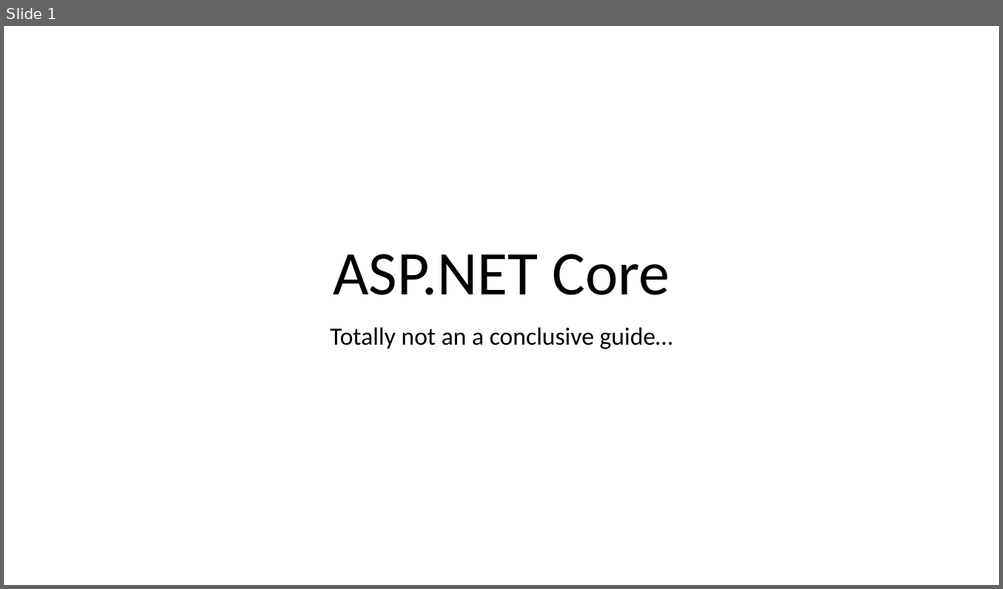
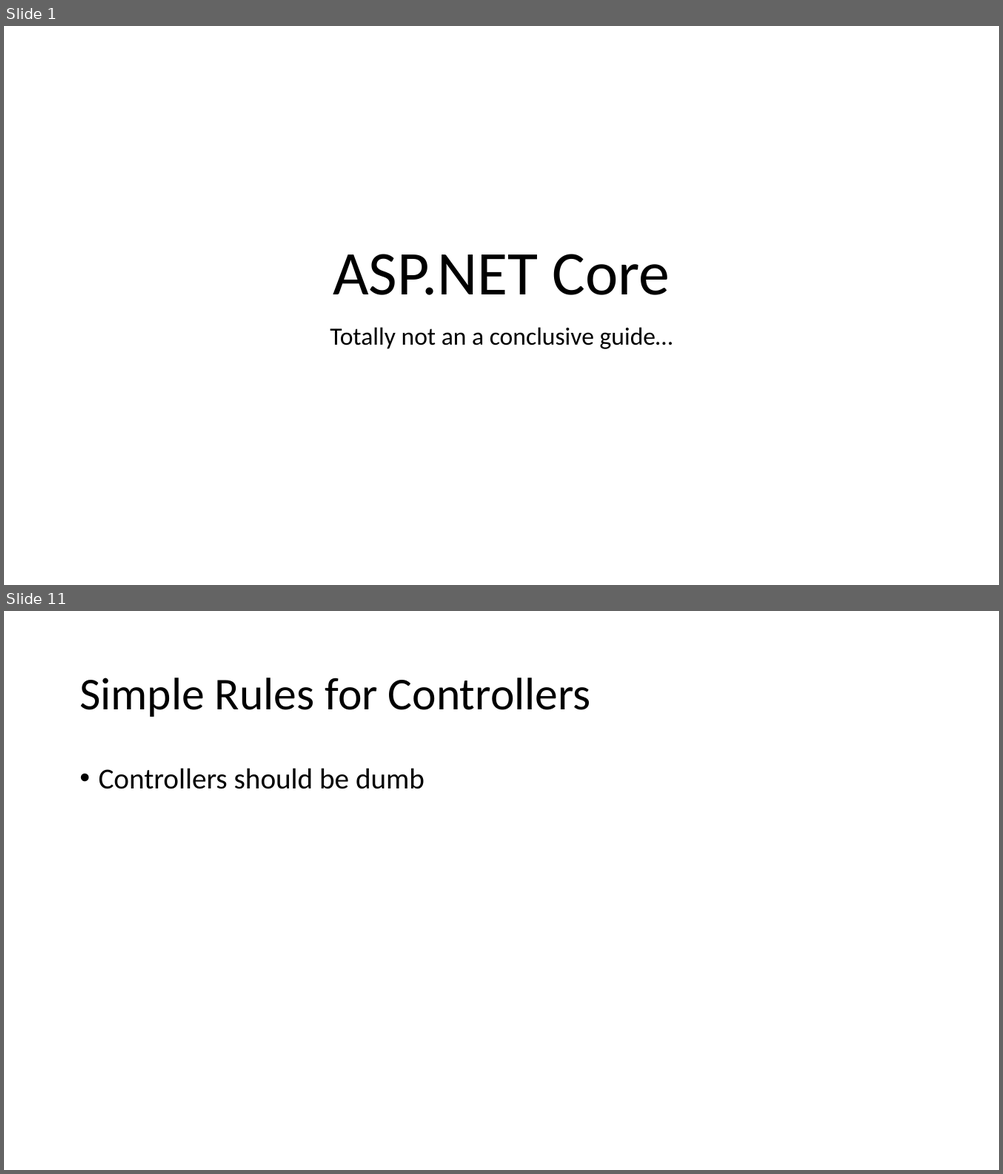
Before and after one commit to 1kevgriff/Workshop-SPA-with-ASPNETCORE-VueJS, a slide deck: Slides/6_ASPNET Core.pptx. Shown one above the other, each under a label of ours: slide 1 before the commit, slides 1 and 11 after it; the slides between them are not shown. The pictures are 1003x589 and 1003x1174 pixels, drawn with LibreOffice and Linux fonts; fonts in the diff are those of the drawing. Boxes give left, top, right and bottom in pixels: in the first picture for what was removed or moved away, otherwise in the second. Text is boxed around its words. In the diff, an @@ line names an element or a change of style, - is before the commit and + after.

```diff
--- a/Slides/6_ASPNET Core.pptx
+++ b/Slides/6_ASPNET Core.pptx
@@ slide 11 added at [4,611,999,1170], background #FFFFFF @@
@@ title added at [79,678,591,717], 44 pt, text #000000 @@
+Simple Rules for Controllers
@@ text added at [99,768,424,789], 28 pt, text #000000 @@
+• Controllers should be dumb
```
Also in this commit, not shown: 26 other slides added, 5 other files.
